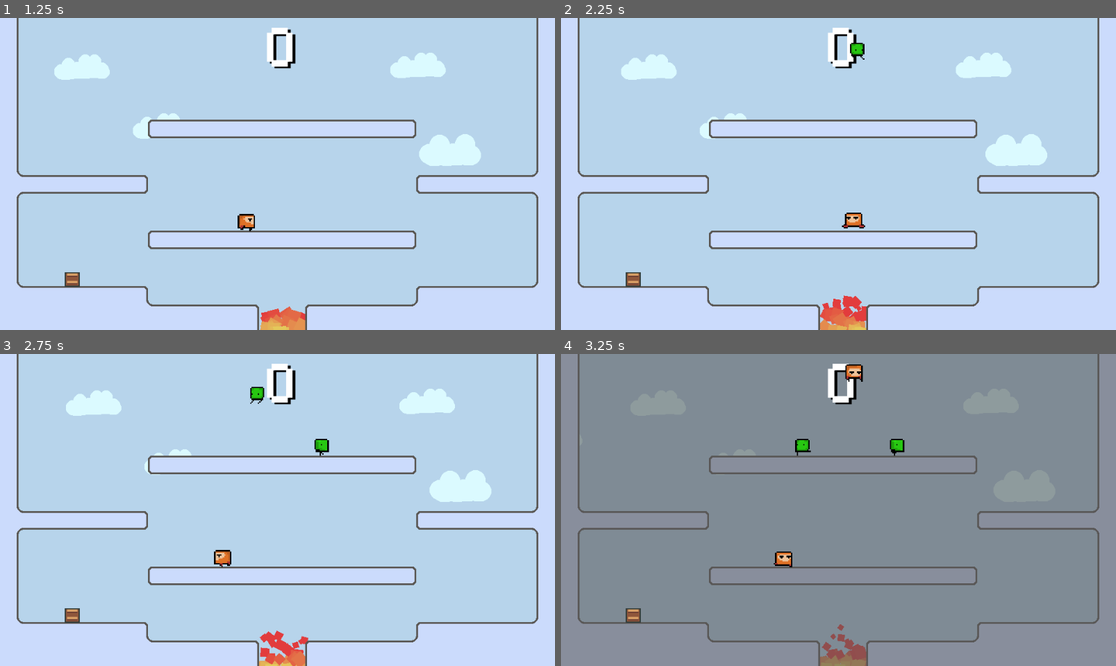
Above: before the commit, frames 1-4 (two rows, left to right).
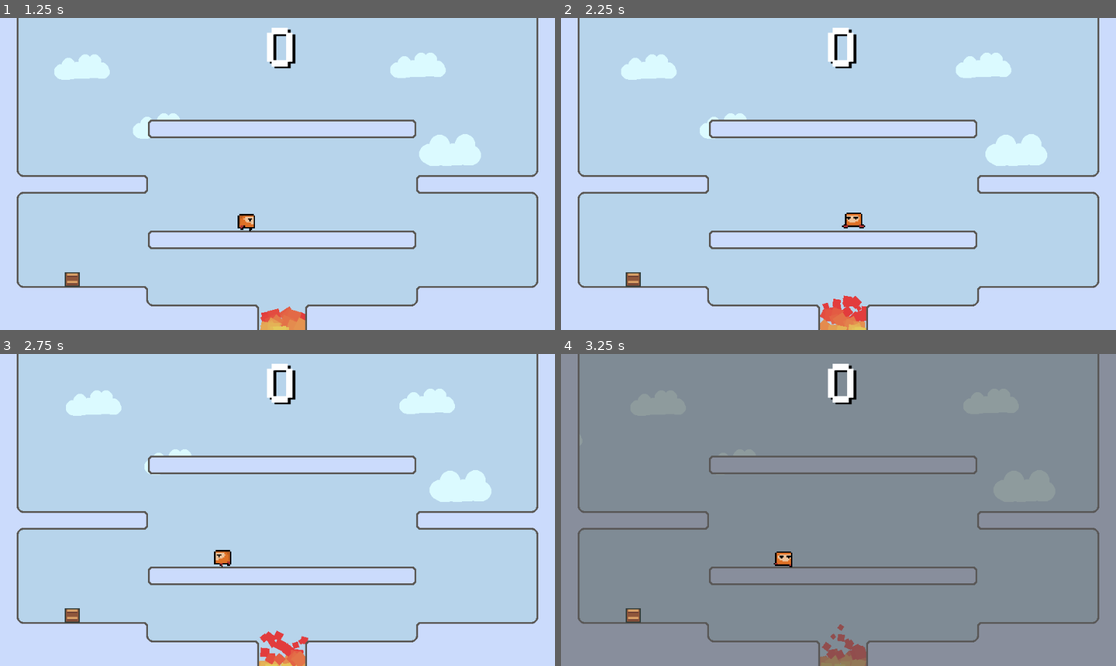
Above: after the commit, the same moments.

Repository: zhimingc/super_scrabble_box
Game: Godot game, scene res://Scenes/MainGame.tscn
Same seed, same stepped clock (60 frames per second), same inputs: the game is played once before the commit and once after it.
Inputs:
- Up to frame 1 (1.25 s): tap Enter (ui_accept) at 0.5, 0.77 s; hold Right (ui_right) from 0.53 s (still down); tap E at 0.6 s
- Up to frame 2 (2.25 s): tap E at 1.35 s; tap Enter (ui_accept) at 1.52, 2 s; release Right (ui_right) at 2.03 s; hold Left (ui_left) from 2.03 s (still down); tap C at 2.1 s
- Up to frame 3 (2.75 s): keep holding Left (ui_left); tap E at 2.3 s
- Up to frame 4 (3.25 s): release Left (ui_left) at 2.78 s; hold Right (ui_right) from 2.78 s (still down); tap T at 2.85 s; tap Enter (ui_accept) at 3.02 s; tap E at 3.05 s

Frame 1 is identical in both runs. In frame 2, 0.1% of the frame differs, in the area x 52-55%, y 7-14%; in frame 3, 0.2%; in frame 4, 0.4%, in the area x 42-62%, y 3-33%.

Commit message:
Added camera shake

Diff:
--- a/Scenes/MainGame.tscn
+++ b/Scenes/MainGame.tscn
@@ -10,6 +10,7 @@
 [ext_resource path="res://Objects/HUD_Score.tscn" type="PackedScene" id=8]
 [ext_resource path="res://Objects/BG_cloud.tscn" type="PackedScene" id=9]
 [ext_resource path="res://Objects/PitParticles.tscn" type="PackedScene" id=10]
+[ext_resource path="res://Scripts/MainCamera.gd" type="Script" id=11]
 
 [sub_resource type="Curve" id=1]
 _data = [ Vector2( 0, 1 ), 0.0, 0.0899796, 0, 0, Vector2( 0.996269, 0.409091 ), -1.35354, 0.0, 0, 0 ]
@@ -20,6 +21,11 @@
 Enemy_Basic = ExtResource( 3 )
 LetterBox = ExtResource( 4 )
 BG_Cloud = ExtResource( 9 )
+
+[node name="MainCamera" type="Camera2D" parent="."]
+anchor_mode = 0
+current = true
+script = ExtResource( 11 )
 
 [node name="UI" type="Node2D" parent="."]
 z_index = 5
--- a/Scripts/BasicEnemy.gd
+++ b/Scripts/BasicEnemy.gd
@@ -13,6 +13,7 @@
 var isBuff = false
 
 signal respawn(obj)
+signal got_hit()
 
 # Called when the node enters the scene tree for the first time.
 func _ready():
@@ -60,6 +61,7 @@
 	$AnimatedSprite.flip_v = true
 	velocity.y -= deathForce * accelScale
 	set_targeted(false)
+	emit_signal("got_hit")
 
 func die():
 	queue_free()
--- /dev/null
+++ b/Scripts/MainCamera.gd
@@ -0,0 +1,52 @@
+extends Camera2D
+
+export var shakeFreq = 1
+export var shakeForce = [ 2, 3 ]
+
+var timer = 0.0
+var freq = 0
+var shakeMin = 0
+var shakeDelta = 0
+var shakeTarget = Vector2()
+
+func _ready():
+	shakeMin = shakeForce[0]
+	shakeDelta = shakeForce[1] - shakeForce[0]
+
+func _process(delta):
+	update_shake_cam(delta)
+
+func trigger_shake_cam(time):
+	if timer <= 0:
+		timer = time
+
+func shake_dir():
+	return 1 if randi() % 2 == 1 else -1
+
+func update_shake_cam(delta):
+	if timer > 0:
+		timer -= delta
+		shake_from_origin()
+		# shake_to_target(delta)
+	else:
+		set_offset(Vector2(0, 0))
+
+func get_shake_pos():
+	var shakeAmt = Vector2(shakeMin + randi() % shakeDelta, shakeMin + randi() % shakeDelta)
+	shakeAmt *= Vector2(shake_dir(), shake_dir())
+	return shakeAmt
+
+func shake_to_target(delta):
+	var speed = 50
+	var toTarget = shakeTarget - get_offset()
+	if (toTarget).length() <= 0.1:
+		shakeTarget = get_shake_pos()
+	else:
+		set_offset(get_offset() + toTarget.normalized() * delta * speed)
+
+func shake_from_origin():
+	freq += 1
+	if freq % shakeFreq == 0:
+		var shakeAmt = get_shake_pos()
+		set_offset(shakeAmt)
+		freq = 0
--- a/Scripts/MainGame.gd
+++ b/Scripts/MainGame.gd
@@ -40,6 +40,7 @@
 	update_bg(delta)
 
 func _unhandled_key_input(event):
+	return # deactivates debug
 	if !event.echo:
 		if event.pressed:
 			if event.scancode == KEY_T:
@@ -49,6 +50,8 @@
 			if event.scancode == KEY_R:
 				if gameover:
 					reload_game()
+			if event.scancode == KEY_S:
+				$MainCamera.trigger_shake_cam(0.25)
 
 func reload_game():
 	get_tree().reload_current_scene()
@@ -62,9 +65,13 @@
 	var newEnemy = Enemy_Basic.instance()
 	newEnemy.position = $Spawner.position
 	newEnemy.connect("respawn", self, "respawn_enemy")
+	newEnemy.connect("got_hit", self, "trigger_cam_shake")
 	add_child(newEnemy, true)
 	if $EnemyTimer.wait_time > 2.5:
 		$EnemyTimer.wait_time -= 0.25
+
+func trigger_cam_shake():
+	$MainCamera.trigger_shake_cam(0.25)
 
 func respawn_enemy(obj):
 	obj.position = $Spawner.position
Not shown: 1 places in Scenes/MainGame.tscn that only renumber resources
